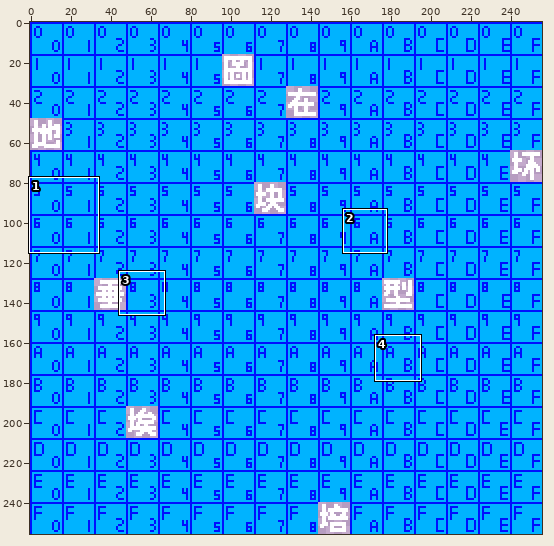
Sprite sheet, stored at assets/base/font/cosmic-reach-font-5700.png. Above, an overview of the earlier version with the close-up marked.
Close-up. Before the edit:
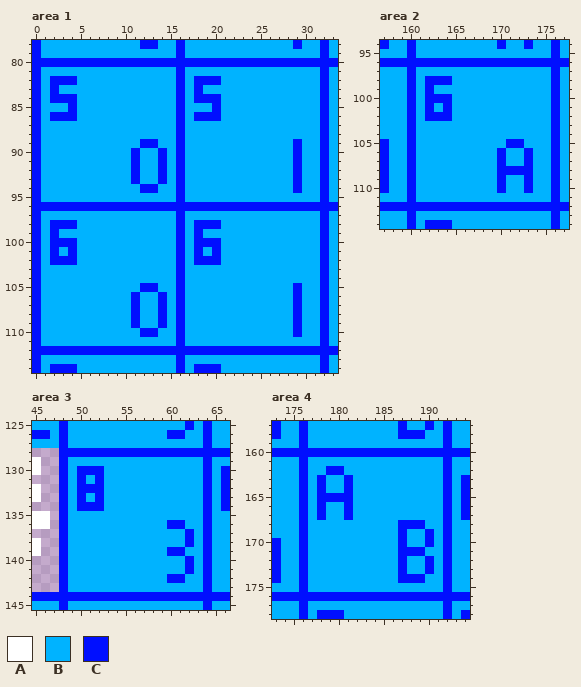
The file is 256x256 pixels. Shown: area 1: x 0..33, y 78..114; area 2: x 157..177, y 94..114; area 3: x 45..66, y 125..145; area 4: x 173..194, y 157..178. The commit also changed other parts of the picture, which this record leaves out.
Palette (. is transparent): A #ffffff  B #00b3ff  C #000fff
Pixels before, area 1, first column x 0:
 78 CBBBBBBBBBBBCCBBCBBBBBBBBBBBBCBBCB
 79 CBBBBBBBBBBBBBBBCBBBBBBBBBBBBBBBCB
 80 CCCCCCCCCCCCCCCCCCCCCCCCCCCCCCCCCC
 81 CBBBBBBBBBBBBBBBCBBBBBBBBBBBBBBBCB
 82 CBCCCBBBBBBBBBBBCBCCCBBBBBBBBBBBCB
 83 CBCBBBBBBBBBBBBBCBCBBBBBBBBBBBBBCB
 84 CBCCCBBBBBBBBBBBCBCCCBBBBBBBBBBBCB
 85 CBBBCBBBBBBBBBBBCBBBCBBBBBBBBBBBCB
 86 CBCCCBBBBBBBBBBBCBCCCBBBBBBBBBBBCB
 87 CBBBBBBBBBBBBBBBCBBBBBBBBBBBBBBBCB
 88 CBBBBBBBBBBBBBBBCBBBBBBBBBBBBBBBCB
 89 CBBBBBBBBBBBCCBBCBBBBBBBBBBBBCBBCB
 90 CBBBBBBBBBBCBBCBCBBBBBBBBBBBBCBBCB
 91 CBBBBBBBBBBCBBCBCBBBBBBBBBBBBCBBCB
 92 CBBBBBBBBBBCBBCBCBBBBBBBBBBBBCBBCB
 93 CBBBBBBBBBBCBBCBCBBBBBBBBBBBBCBBCB
 94 CBBBBBBBBBBBCCBBCBBBBBBBBBBBBCBBCB
 95 CBBBBBBBBBBBBBBBCBBBBBBBBBBBBBBBCB
 96 CCCCCCCCCCCCCCCCCCCCCCCCCCCCCCCCCC
 97 CBBBBBBBBBBBBBBBCBBBBBBBBBBBBBBBCB
 98 CBCCCBBBBBBBBBBBCBCCCBBBBBBBBBBBCB
 99 CBCBBBBBBBBBBBBBCBCBBBBBBBBBBBBBCB
100 CBCCCBBBBBBBBBBBCBCCCBBBBBBBBBBBCB
101 CBCBCBBBBBBBBBBBCBCBCBBBBBBBBBBBCB
102 CBCCCBBBBBBBBBBBCBCCCBBBBBBBBBBBCB
103 CBBBBBBBBBBBBBBBCBBBBBBBBBBBBBBBCB
104 CBBBBBBBBBBBBBBBCBBBBBBBBBBBBBBBCB
105 CBBBBBBBBBBBCCBBCBBBBBBBBBBBBCBBCB
106 CBBBBBBBBBBCBBCBCBBBBBBBBBBBBCBBCB
107 CBBBBBBBBBBCBBCBCBBBBBBBBBBBBCBBCB
108 CBBBBBBBBBBCBBCBCBBBBBBBBBBBBCBBCB
109 CBBBBBBBBBBCBBCBCBBBBBBBBBBBBCBBCB
110 CBBBBBBBBBBBCCBBCBBBBBBBBBBBBCBBCB
111 CBBBBBBBBBBBBBBBCBBBBBBBBBBBBBBBCB
112 CCCCCCCCCCCCCCCCCCCCCCCCCCCCCCCCCC
113 CBBBBBBBBBBBBBBBCBBBBBBBBBBBBBBBCB
114 CBCCCBBBBBBBBBBBCBCCCBBBBBBBBBBBCB
Pixels before, area 2, first column x 157:
 94 CBBCBBBBBBBBBCBBCBBCB
 95 BBBCBBBBBBBBBBBBBBBCB
 96 CCCCCCCCCCCCCCCCCCCCC
 97 BBBCBBBBBBBBBBBBBBBCB
 98 BBBCBCCCBBBBBBBBBBBCB
 99 BBBCBCBBBBBBBBBBBBBCB
100 BBBCBCCCBBBBBBBBBBBCB
101 BBBCBCBCBBBBBBBBBBBCB
102 BBBCBCCCBBBBBBBBBBBCB
103 BBBCBBBBBBBBBBBBBBBCB
104 BBBCBBBBBBBBBBBBBBBCB
105 CBBCBBBBBBBBBBCCBBBCB
106 CBBCBBBBBBBBBCBBCBBCB
107 CBBCBBBBBBBBBCBBCBBCB
108 CBBCBBBBBBBBBCCCCBBCB
109 CBBCBBBBBBBBBCBBCBBCB
110 CBBCBBBBBBBBBCBBCBBCB
111 BBBCBBBBBBBBBBBBBBBCB
112 CCCCCCCCCCCCCCCCCCCCC
113 BBBCBBBBBBBBBBBBBBBCB
114 BBBCBCCCBBBBBBBBBBBCB
Pixels before, area 3, first column x 45:
125 BBBCBBBBBBBBBBBBBCBCBB
126 CCBCBBBBBBBBBBBCCBBCBB
127 BBBCBBBBBBBBBBBBBBBCBB
128 ...CCCCCCCCCCCCCCCCCCC
129 A..CBBBBBBBBBBBBBBBCBB
130 A..CBCCCBBBBBBBBBBBCBC
131 ...CBCBCBBBBBBBBBBBCBC
132 A..CBCCCBBBBBBBBBBBCBC
133 A..CBCBCBBBBBBBBBBBCBC
134 ...CBCCCBBBBBBBBBBBCBC
135 AA.CBBBBBBBBBBBBBBBCBB
136 AA.CBBBBBBBBBBBCCBBCBB
137 ...CBBBBBBBBBBBBBCBCBB
138 A..CBBBBBBBBBBBBBCBCBB
139 A..CBBBBBBBBBBBCCBBCBB
140 ...CBBBBBBBBBBBBBCBCBB
141 ...CBBBBBBBBBBBBBCBCBB
142 ...CBBBBBBBBBBBCCBBCBB
143 ...CBBBBBBBBBBBBBBBCBB
144 CCCCCCCCCCCCCCCCCCCCCC
145 BBBCBBBBBBBBBBBBBBBCBB
Pixels before, area 4, first column x 173:
157 CBBCBBBBBBBBBBCBBCBCBB
158 CBBCBBBBBBBBBBCCCBBCBB
159 BBBCBBBBBBBBBBBBBBBCBB
160 CCCCCCCCCCCCCCCCCCCCCC
161 BBBCBBBBBBBBBBBBBBBCBB
162 BBBCBBCCBBBBBBBBBBBCBB
163 BBBCBCBBCBBBBBBBBBBCBC
164 BBBCBCBBCBBBBBBBBBBCBC
165 BBBCBCCCCBBBBBBBBBBCBC
166 BBBCBCBBCBBBBBBBBBBCBC
167 BBBCBCBBCBBBBBBBBBBCBC
168 BBBCBBBBBBBBBBCCCBBCBB
169 BBBCBBBBBBBBBBCBBCBCBB
170 CBBCBBBBBBBBBBCBBCBCBB
171 CBBCBBBBBBBBBBCCCBBCBB
172 CBBCBBBBBBBBBBCBBCBCBB
173 CBBCBBBBBBBBBBCBBCBCBB
174 CBBCBBBBBBBBBBCCCBBCBB
175 BBBCBBBBBBBBBBBBBBBCBB
176 CCCCCCCCCCCCCCCCCCCCCC
177 BBBCBBBBBBBBBBBBBBBCBB
178 BBBCBCCCBBBBBBBBBBBCBC
The result:
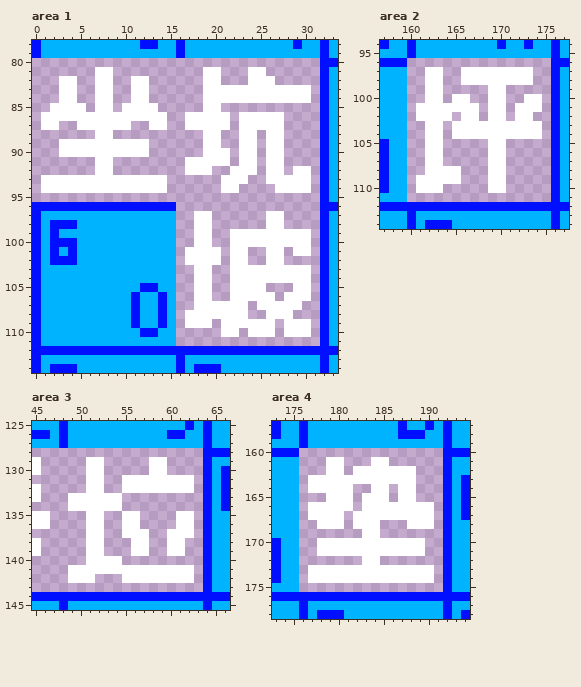
The edit:
Area 1:
y 80: x 0..31 CCCCCCCCCCCCCCCCCCCCCCCCCCCCCCCC -> ................................
y 81: x 0..31 CBBBBBBBBBBBBBBBCBBBBBBBBBBBBBBB -> .......AA..........AA...AA......
y 82: x 0..31 CBCCCBBBBBBBBBBBCBCCCBBBBBBBBBBB -> ...AA..AA..AA......AA...AAA.....
y 83: x 0..31 CBCBBBBBBBBBBBBBCBCBBBBBBBBBBBBB -> ...AA..AA..AA......AAAAAAAAAAAA.
y 84: x 0..31 CBCCCBBBBBBBBBBBCBCCCBBBBBBBBBBB -> ...AA..AA..AA......AAAAAAAAAAAA.
y 85: x 0..31 CBBBCBBBBBBBBBBBCBBBCBBBBBBBBBBB -> ..AAAA.AA.AAAA.....AA...........
y 86: x 0..31 CBCCCBBBBBBBBBBBCBCCCBBBBBBBBBBB -> .AAAAAAAAAAAAAA..AAAAA.AAAAA....
y 87: x 0..31 CBBBBBBBBBBBBBBBCBBBBBBBBBBBBBBB -> .AA..AAAAAA..AA..AAAAA.AAAAA....
y 88: x 0..31 CBBBBBBBBBBBBBBBCBBBBBBBBBBBBBBB -> .......AA..........AA..AA.AA....
y 89: x 0..31 CBBBBBBBBBBBCCBBCBBBBBBBBBBBBCBB -> ...AAAAAAAAAA......AA..AA.AA....
y 90: x 0..31 CBBBBBBBBBBCBBCBCBBBBBBBBBBBBCBB -> ...AAAAAAAAAA......AAA.AA.AA....
y 91: x 0..31 CBBBBBBBBBBCBBCBCBBBBBBBBBBBBCBB -> .......AA........AAAAA.AA.AA....
y 92: x 0..31 CBBBBBBBBBBCBBCBCBBBBBBBBBBBBCBB -> .......AA........AAA..AAA.AA.AA.
y 93: x 0..31 CBBBBBBBBBBCBBCBCBBBBBBBBBBBBCBB -> .AAAAAAAAAAAAAA......AAA..AAAAA.
y 94: x 0..31 CBBBBBBBBBBBCCBBCBBBBBBBBBBBBCBB -> .AAAAAAAAAAAAAA......AA....AAAA.
y 95: x 0..31 CBBBBBBBBBBBBBBBCBBBBBBBBBBBBBBB -> ................................
y 96: x 16..31 CCCCCCCCCCCCCCCC -> ................
y 97: x 16..31 CBBBBBBBBBBBBBBB -> ..AA......AA....
y 98: x 16..31 CBCCCBBBBBBBBBBB -> ..AA......AA....
y 99: x 16..31 CBCBBBBBBBBBBBBB -> ..AA..AAAAAAAAA.
y 100: x 16..31 CBCCCBBBBBBBBBBB -> ..AA..AAAAAAAAA.
y 101: x 16..31 CBCBCBBBBBBBBBBB -> .AAAA.AA..AA.AA.
y 102: x 16..31 CBCCCBBBBBBBBBBB -> .AAAA.AA..AA....
y 103..104: x 16..31 CBBBBBBBBBBBBBBB -> ..AA..AAAAAAAAA.
y 105: x 16..31 CBBBBBBBBBBBBCBB -> ..AA..AAAA...AA.
y 106: x 16..31 CBBBBBBBBBBBBCBB -> ..AA..AAAAA.AAA.
y 107: x 16..31 CBBBBBBBBBBBBCBB -> ..AAAAAA.AAAAA..
y 108: x 16..31 CBBBBBBBBBBBBCBB -> .AAAAAAA..AAA...
y 109: x 16..31 CBBBBBBBBBBBBCBB -> .AAA.AAAAAA.AAA.
y 110: x 16..31 CBBBBBBBBBBBBCBB -> .....AA.AAA.AAA.
y 111: x 16..31 CBBBBBBBBBBBBBBB -> ................
Area 2:
y 96: x 160..175 CCCCCCCCCCCCCCCC -> ................
y 97: x 160..175 CBBBBBBBBBBBBBBB -> ..AA..AAAAAAAA..
y 98: x 160..175 CBCCCBBBBBBBBBBB -> ..AA..AAAAAAAA..
y 99: x 160..175 CBCBBBBBBBBBBBBB -> ..AA.....AA.....
y 100: x 160..175 CBCCCBBBBBBBBBBB -> ..AA.AA..AA..AA.
y 101: x 160..175 CBCBCBBBBBBBBBBB -> .AAAAAAA.AA.AAA.
y 102: x 160..175 CBCCCBBBBBBBBBBB -> .AAAA.AA.AA.AA..
y 103..104: x 160..175 CBBBBBBBBBBBBBBB -> ..AA.AAAAAAAAAA.
y 105: x 160..175 CBBBBBBBBBBCCBBB -> ..AA.....AA.....
y 106..107: x 160..175 CBBBBBBBBBCBBCBB -> ..AA.....AA.....
y 108: x 160..175 CBBBBBBBBBCCCCBB -> ..AAAA...AA.....
y 109: x 160..175 CBBBBBBBBBCBBCBB -> .AAAAA...AA.....
y 110: x 160..175 CBBBBBBBBBCBBCBB -> .AAA.....AA.....
y 111: x 160..175 CBBBBBBBBBBBBBBB -> ................
Area 3:
y 128: x 48..63 CCCCCCCCCCCCCCCC -> ................
y 129: x 48..63 CBBBBBBBBBBBBBBB -> ...AA.....AA....
y 130: x 48..63 CBCCCBBBBBBBBBBB -> ...AA.....AA....
y 131: x 48..63 CBCBCBBBBBBBBBBB -> ...AA..AAAAAAAA.
y 132: x 48..63 CBCCCBBBBBBBBBBB -> ...AA..AAAAAAAA.
y 133: x 48..63 CBCBCBBBBBBBBBBB -> .AAAAAA.........
y 134: x 48..63 CBCCCBBBBBBBBBBB -> .AAAAAA.........
y 135: x 48..63 CBBBBBBBBBBBBBBB -> ...AA..AA....AA.
y 136: x 48..63 CBBBBBBBBBBBCCBB -> ...AA..AA....AA.
y 137: x 48..63 CBBBBBBBBBBBBBCB -> ...AA..AAA..AAA.
y 138: x 48..63 CBBBBBBBBBBBBBCB -> ...AA...AA..AA..
y 139: x 48..63 CBBBBBBBBBBBCCBB -> ...AA...AA..AA..
y 140: x 48..63 CBBBBBBBBBBBBBCB -> ...AAAA.........
y 141: x 48..63 CBBBBBBBBBBBBBCB -> .AAAAAAAAAAAAAA.
y 142: x 48..63 CBBBBBBBBBBBCCBB -> .AAA...AAAAAAAA.
y 143: x 48..63 CBBBBBBBBBBBBBBB -> ................
Area 4:
y 160: x 176..191 CCCCCCCCCCCCCCCC -> ................
y 161: x 176..191 CBBBBBBBBBBBBBBB -> ...AA...AA......
y 162: x 176..191 CBBCCBBBBBBBBBBB -> ...AA.AAAAAAA...
y 163: x 176..191 CBCBBCBBBBBBBBBB -> .AAAAAAAAAAAA...
y 164: x 176..191 CBCBBCBBBBBBBBBB -> .AAAAA..AA.AA...
y 165: x 176..191 CBCCCCBBBBBBBBBB -> ...AAA.AAA.AA...
y 166: x 176..191 CBCBBCBBBBBBBBBB -> .AAAAA.AAAAAAAA.
y 167: x 176..191 CBCBBCBBBBBBBBBB -> .AAAA.AAAAAAAAA.
y 168: x 176..191 CBBBBBBBBBBCCCBB -> ..AAA.AAA...AAA.
y 169: x 176..191 CBBBBBBBBBBCBBCB -> .......AA.......
y 170: x 176..191 CBBBBBBBBBBCBBCB -> ..AAAAAAAAAAAA..
y 171: x 176..191 CBBBBBBBBBBCCCBB -> ..AAAAAAAAAAAA..
y 172: x 176..191 CBBBBBBBBBBCBBCB -> .......AA.......
y 173: x 176..191 CBBBBBBBBBBCBBCB -> .AAAAAAAAAAAAAA.
y 174: x 176..191 CBBBBBBBBBBCCCBB -> .AAAAAAAAAAAAAA.
y 175: x 176..191 CBBBBBBBBBBBBBBB -> ................
Boxes around the changes in both close-ups, in picture pixels (x1, y1, x2, y2):
changed: (32, 58, 320, 346)
changed: (407, 58, 551, 202)
changed: (59, 448, 203, 592)
changed: (299, 448, 443, 592)
